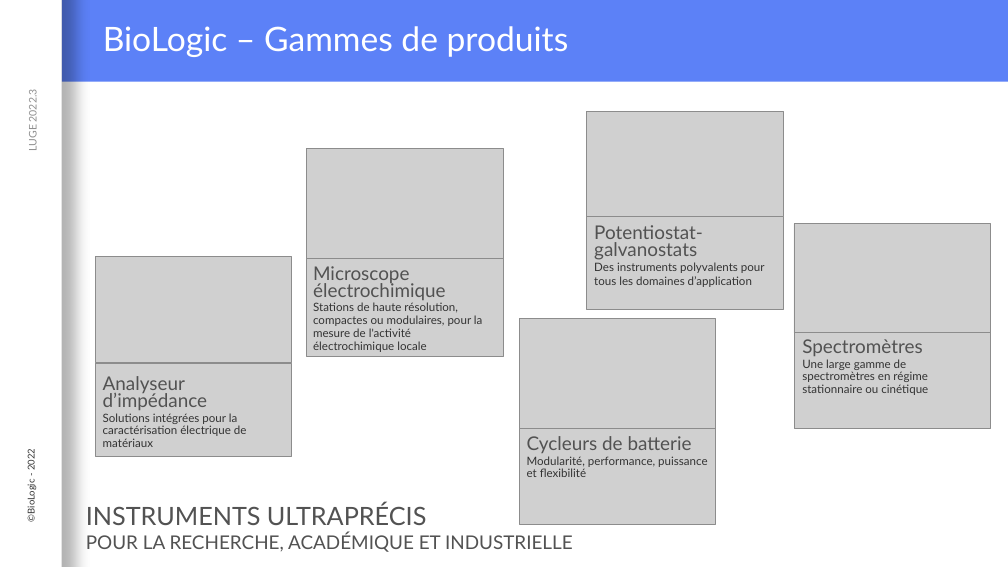
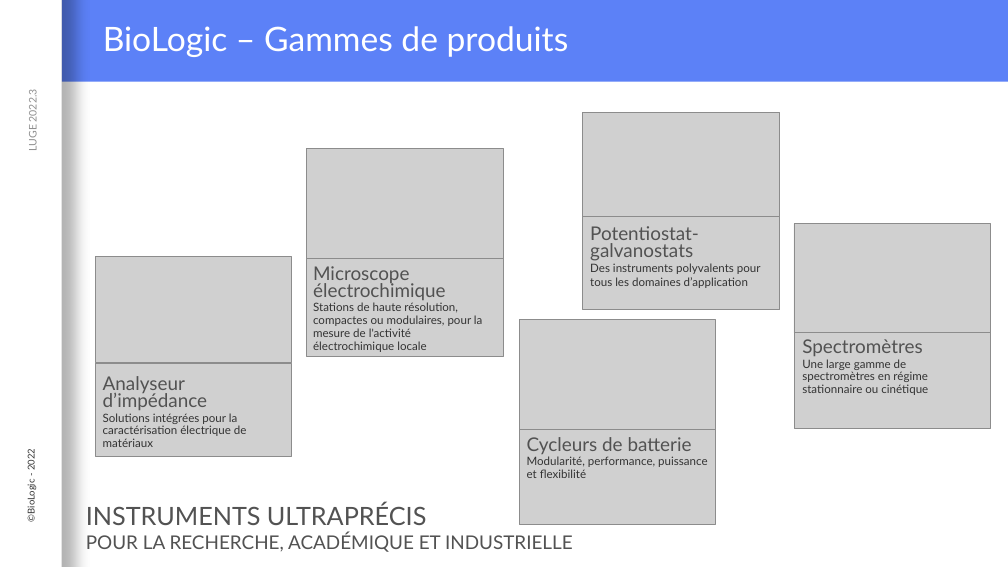
Before and after one commit to Loysse/PostLVUserEvent_Demo, a slide deck: slide 5 of Interaction événementielle entre du code C et LabVIEW.pptx (slide 4 before the commit). Drawn at 1008x567 pixels with LibreOffice and Linux fonts; fonts in the diff are those of the drawing; grey boxes stand for pictures; background and template pictures are left out. Boxes give left, top, right and bottom in pixels: in the first picture for what was removed or moved away, otherwise in the second. Text is boxed around its words. In the diff, an @@ line names an element or a change of style, - is before the commit and + after.

```diff
--- a/Interaction événementielle entre du code C et LabVIEW.pptx
+++ b/Interaction événementielle entre du code C et LabVIEW.pptx
@@ 2 pictures, 1 text: place and size @@
-2 pictures, 1 text at <box>587,112,784,309</box>
+2 pictures, 1 text at <box>583,112,780,310</box>
```
Also in this commit, not shown: 4 other slides changed, 2 slides removed.
